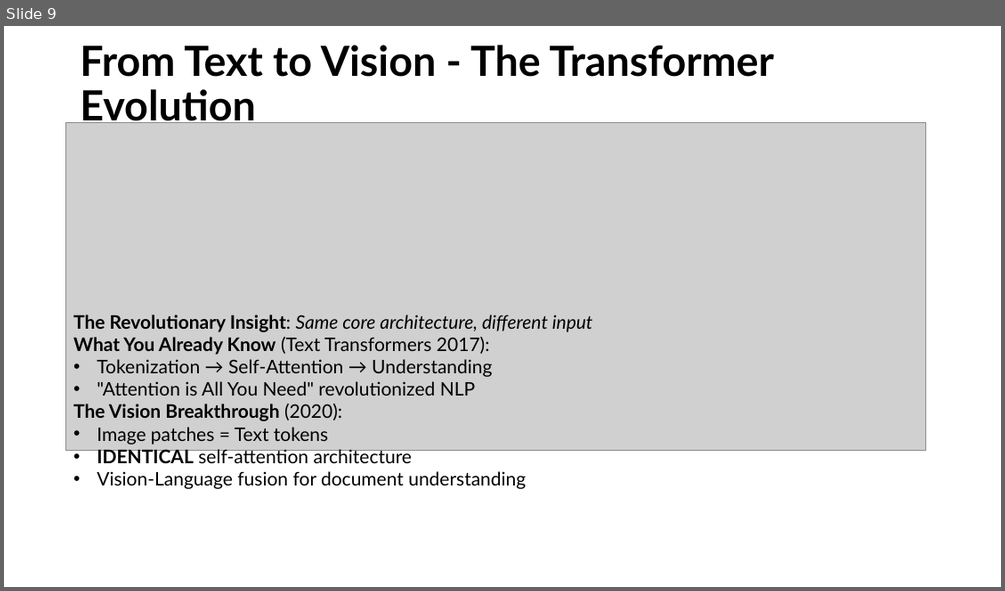
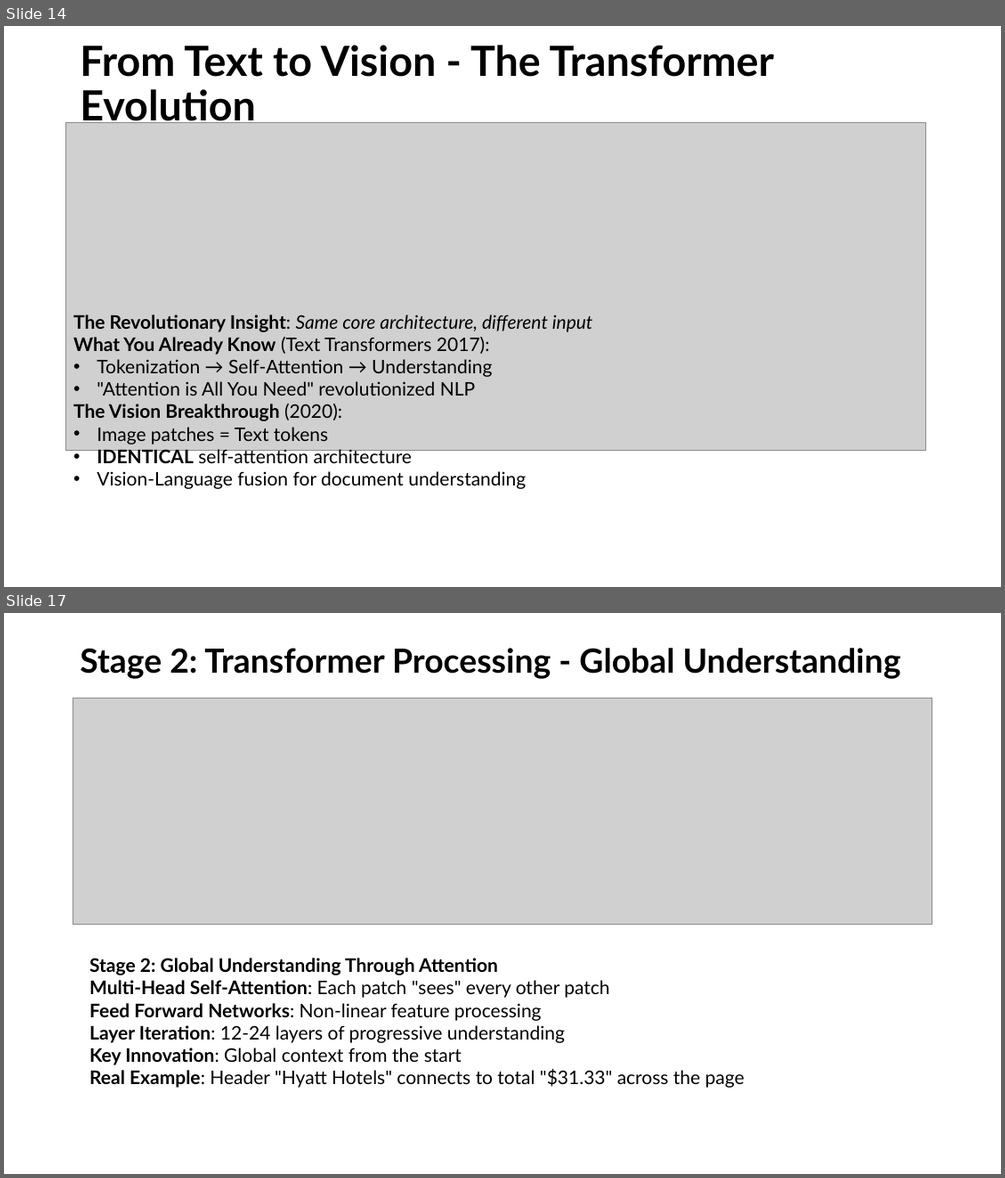
Before and after one commit to tmnestor/unified_vision_processor_minimal, a slide deck: presentation_materials/vision_transformers.pptx. Shown one above the other, each under a label of ours: slide 9 before the commit, slides 14 and 17 after it; the slides between them are not shown. The pictures are 1005x591 and 1005x1178 pixels, drawn with LibreOffice and Linux fonts; fonts in the diff are those of the drawing; grey boxes stand for pictures. Boxes give left, top, right and bottom in pixels: in the first picture for what was removed or moved away, otherwise in the second. Text is boxed around its words. In the diff, an @@ line names an element or a change of style, - is before the commit and + after.

```diff
--- a/presentation_materials/vision_transformers.pptx
+++ b/presentation_materials/vision_transformers.pptx
@@ slide 17 added at box(4, 613, 1001, 1174), background #FFFFFF @@
@@ title added at box(80, 648, 901, 679), 32 pt, text #000000, bold @@
+Stage 2: Transformer Processing - Global Understanding
@@ picture added at box(73, 698, 933, 925) @@
@@ text added at box(89, 957, 744, 1087), 18 pt, text #000000 @@
+Stage 2: Global Understanding Through Attention
+Multi-Head Self-Attention: Each patch "sees" every other patch
+Feed Forward Networks: Non-linear feature processing
+Layer Iteration: 12-24 layers of progressive understanding
+Key Innovation: Global context from the start
+Real Example: Header "Hyatt Hotels" connects to total "$31.33" across the page
@@ what was slide 9 is now slide 14 @@
```
Also in this commit, not shown: 3 slides changed, 13 other slides added, 6 slides removed, 1 other file.
